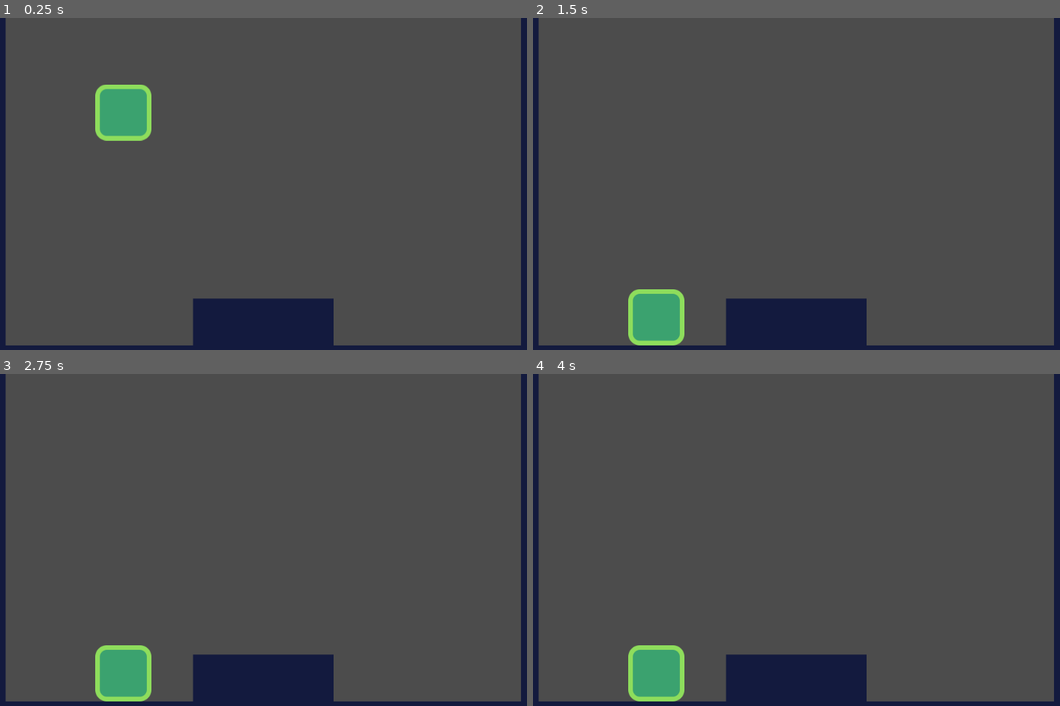
Above: before the commit, frames 1-4 (two rows, left to right).
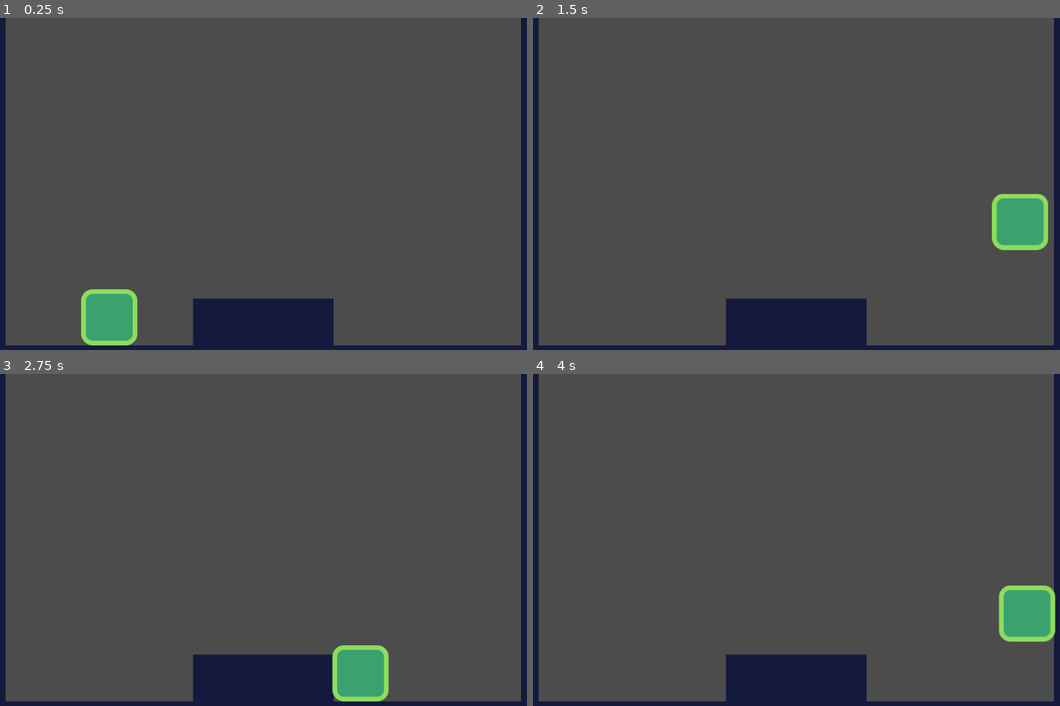
Above: after the commit, the same moments.

Repository: david-slatinek/upgame
Game: Godot game, scene res://src/Levels/LevelTemplate.tscn
Two runs of this game, one before a commit and one after it. Both use one fixed random seed, a clock stepped at 60 frames per second and the inputs below. The project has no main scene, so this scene is started directly.
Inputs:
- Up to frame 1 (0.25 s): no input
- Up to frame 2 (1.5 s): hold Right (move_right, bound only after the commit) from 0.53 s (still down); tap W (jump, bound only after the commit) at 0.6, 0.77, 1.07, 1.35 s
- Up to frame 3 (2.75 s): tap W (jump, bound only after the commit) at 1.52, 1.82, 2.1 s; release Right (move_right, bound only after the commit) at 2.03 s; hold Left (move_left, bound only after the commit) from 2.03 s (still down)
- Up to frame 4 (4 s): tap Enter at 2.75 s; release Left (move_left, bound only after the commit) at 2.78 s; hold Right (move_right, bound only after the commit) from 2.78 s (still down); tap W (jump, bound only after the commit) at 2.85, 3.02, 3.32, 3.6, 3.77 s

The runs differ from the first frame. In frame 1, 3.5% of the frame differs, in the area x 15-29%, y 20-99%; in frame 2, 3.5%; in frame 3, 3.5%; in frame 4, 3.5%, in the area x 18-100%, y 63-99%.

Commit message:
Add movement

Diff:
--- a/project.godot
+++ b/project.godot
@@ -23,6 +23,38 @@
 config/name="upgame"
 config/icon="res://icon.png"
 
+[input]
+
+move_left={
+"deadzone": 0.5,
+"events": [ Object(InputEventKey,"resource_local_to_scene":false,"resource_name":"","device":0,"alt":false,"shift":false,"control":false,"meta":false,"command":false,"pressed":false,"scancode":0,"physical_scancode":16777231,"unicode":0,"echo":false,"script":null)
+, Object(InputEventKey,"resource_local_to_scene":false,"resource_name":"","device":0,"alt":false,"shift":false,"control":false,"meta":false,"command":false,"pressed":false,"scancode":0,"physical_scancode":65,"unicode":0,"echo":false,"script":null)
+ ]
+}
+move_right={
+"deadzone": 0.5,
+"events": [ Object(InputEventKey,"resource_local_to_scene":false,"resource_name":"","device":0,"alt":false,"shift":false,"control":false,"meta":false,"command":false,"pressed":false,"scancode":0,"physical_scancode":16777233,"unicode":0,"echo":false,"script":null)
+, Object(InputEventKey,"resource_local_to_scene":false,"resource_name":"","device":0,"alt":false,"shift":false,"control":false,"meta":false,"command":false,"pressed":false,"scancode":0,"physical_scancode":68,"unicode":0,"echo":false,"script":null)
+ ]
+}
+jump={
+"deadzone": 0.5,
+"events": [ Object(InputEventKey,"resource_local_to_scene":false,"resource_name":"","device":0,"alt":false,"shift":false,"control":false,"meta":false,"command":false,"pressed":false,"scancode":0,"physical_scancode":87,"unicode":0,"echo":false,"script":null)
+, Object(InputEventKey,"resource_local_to_scene":false,"resource_name":"","device":0,"alt":false,"shift":false,"control":false,"meta":false,"command":false,"pressed":false,"scancode":0,"physical_scancode":16777232,"unicode":0,"echo":false,"script":null)
+ ]
+}
+
+[layer_names]
+
+2d_physics/layer_1="player"
+2d_physics/layer_2="enemies"
+2d_physics/layer_3="coins"
+2d_physics/layer_4="world"
+
+[logging]
+
+file_logging/enable_file_logging=true
+
 [physics]
 
 common/enable_pause_aware_picking=true
--- a/src/Actors/Actor.gd
+++ b/src/Actors/Actor.gd
@@ -1,11 +1,8 @@
 extends KinematicBody2D
 class_name Actor
 
+const FLOOR_NORMAL: = Vector2.UP
+
 export var speed: = Vector2(300,1000)
 var velocity: = Vector2.ZERO
-export var gravity: = 3000.0
-
-func _physics_process(delta):
-	velocity.y += gravity * delta
-	#velocity.y = min(velocity.y, speed.y)
-	velocity = move_and_slide(velocity)
+export var gravity: = 4000.0
--- a/src/Actors/Player.gd
+++ b/src/Actors/Player.gd
@@ -1 +1,20 @@
 extends Actor
+
+func _physics_process(delta):
+	var direction: = get_direction()
+	velocity = calculate_move_velocity(velocity, direction, speed)
+	velocity = move_and_slide(velocity, FLOOR_NORMAL)
+
+func get_direction() -> Vector2:
+	return Vector2(
+		Input.get_action_strength("move_right") - Input.get_action_strength("move_left"),
+		-1.0 if Input.is_action_just_pressed("jump") and is_on_floor() else 1.0
+	)
+
+func calculate_move_velocity(linear_velocity: Vector2, direction: Vector2, speed: Vector2) -> Vector2:
+	var new_velocity: = linear_velocity
+	new_velocity.x = speed.x * direction.x
+	new_velocity.y += gravity * get_physics_process_delta_time()
+	if direction.y == -1.0:
+		new_velocity.y = speed.y * direction.y
+	return new_velocity
--- a/src/Actors/Player.tscn
+++ b/src/Actors/Player.tscn
@@ -4,9 +4,10 @@
 [ext_resource path="res://src/Actors/Player.gd" type="Script" id=2]
 
 [sub_resource type="RectangleShape2D" id=1]
-extents = Vector2( 40.5, 44 )
+extents = Vector2( 46, 45.5 )
 
 [node name="Player" type="KinematicBody2D"]
+collision_mask = 8
 script = ExtResource( 2 )
 gravity = 500.0
 
@@ -15,5 +16,5 @@
 texture = ExtResource( 1 )
 
 [node name="CollisionShape2D" type="CollisionShape2D" parent="."]
-position = Vector2( -0.5, -44 )
+position = Vector2( 0, -45.5 )
 shape = SubResource( 1 )
--- a/src/Levels/LevelTemplate.tscn
+++ b/src/Levels/LevelTemplate.tscn
@@ -34,8 +34,12 @@
 [node name="TileMap" type="TileMap" parent="."]
 tile_set = SubResource( 2 )
 cell_size = Vector2( 80, 80 )
+collision_layer = 8
+collision_mask = 0
 format = 1
 tile_data = PoolIntArray( 0, 0, 0, 12, 0, 0, 65536, 0, 0, 65548, 0, 0, 131072, 0, 0, 131084, 0, 0, 196608, 0, 0, 196620 …(316 unchanged characters)…
 
 [node name="Player" parent="." instance=ExtResource( 2 )]
-position = Vector2( 281, 193 )
+position = Vector2( 257, 500 )
+speed = Vector2( 700, 1000 )
+gravity = 4000.0
